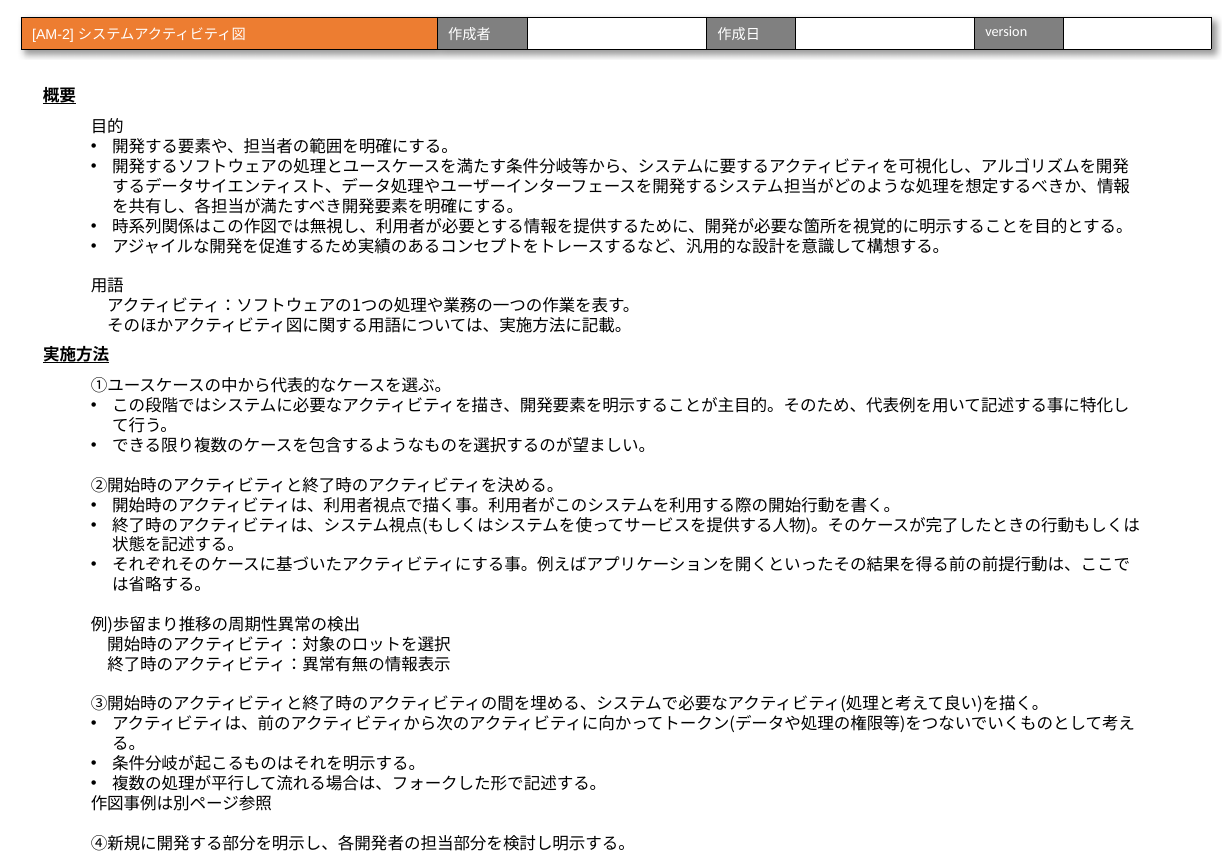
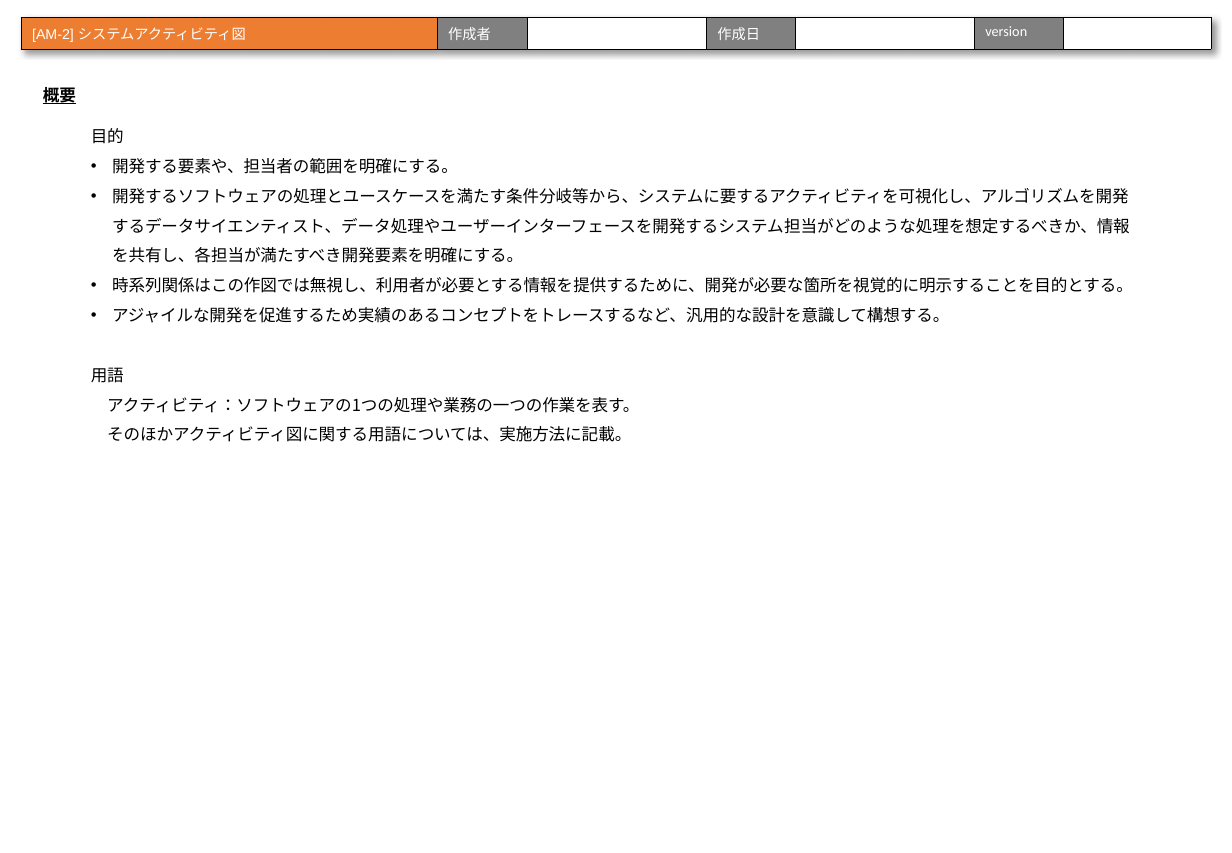
Before and after one commit to urayukitaka/Dev_process_paper, a slide deck: slide 50 of AI_sysytem_dev_process_study.pptx (slide 39 before the commit). Drawn at 1232x853 pixels with LibreOffice and Linux fonts; fonts in the diff are those of the drawing. Boxes give left, top, right and bottom in pixels: in the first picture for what was removed or moved away, otherwise in the second. Text is boxed around its words. In the diff, an @@ line names an element or a change of style, - is before the commit and + after.

```diff
--- a/AI_sysytem_dev_process_study.pptx
+++ b/AI_sysytem_dev_process_study.pptx
@@ text "目的" at (91, 128, 1133, 442): line spacing 1 to 1.5 @@
@@ text removed at (43, 346, 109, 363) @@
-実施方法
@@ text removed at (91, 377, 1140, 791) @@
-①ユースケースの中から代表的なケースを選ぶ。
-• この段階ではシステムに必要なアクティビティを描き、開発要素を明示することが主目的。そのため、代表例を用いて記述する事に特化して行う。
-• できる限り複数のケースを包含するようなものを選択するのが望ましい。
-②開始時のアクティビティと終了時のアクティビティを決める。
-• 開始時のアクティビティは、利用者視点で描く事。利用者がこのシステムを利用する際の開始行動を書く。
-• 終了時のアクティビティは、システム視点(もしくはシステムを使ってサービスを提供する人物)。そのケースが完了したときの行動もしくは状態を記述する。
-• それぞれそのケースに基づいたアクティビティにする事。例えばアプリケーションを開くといったその結果を得る前の前提行動は、ここでは省略する。
-例)歩留まり推移の周期性異常の検出
-開始時のアクティビティ：対象のロットを選択
-終了時のアクティビティ：異常有無の情報表示
-③開始時のアクティビティと終了時のアクティビティの間を埋める、システムで必要なアクティビティ(処理と考えて良い)を描く。
-• アクティビティは、前のアクティビティから次のアクティビティに向かってトークン(データや処理の権限等)をつないでいくものとして考える。
-• 条件分岐が起こるものはそれを明示する。
-• 複数の処理が平行して流れる場合は、フォークした形で記述する。
-作図事例は別ページ参照
-④新規に開発する部分を明示し、各開発者の担当部分を検討し明示する。
```
Also in this commit, not shown: 41 other slides changed, 20 slides added, 1 other file.
